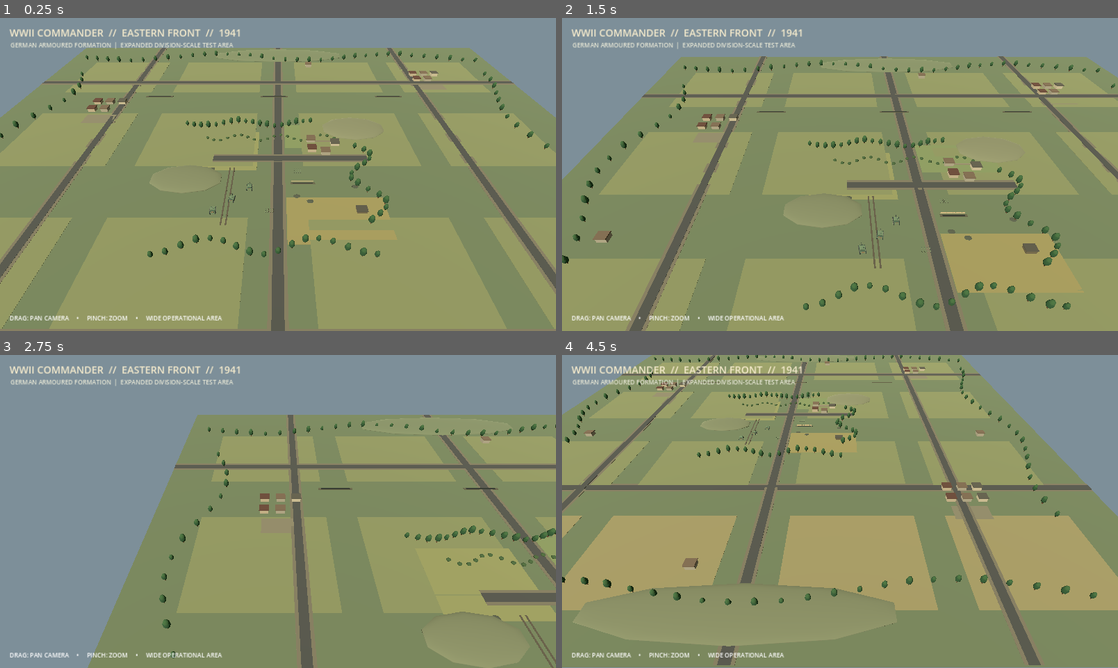
Above: before the commit, frames 1-4 (two rows, left to right).
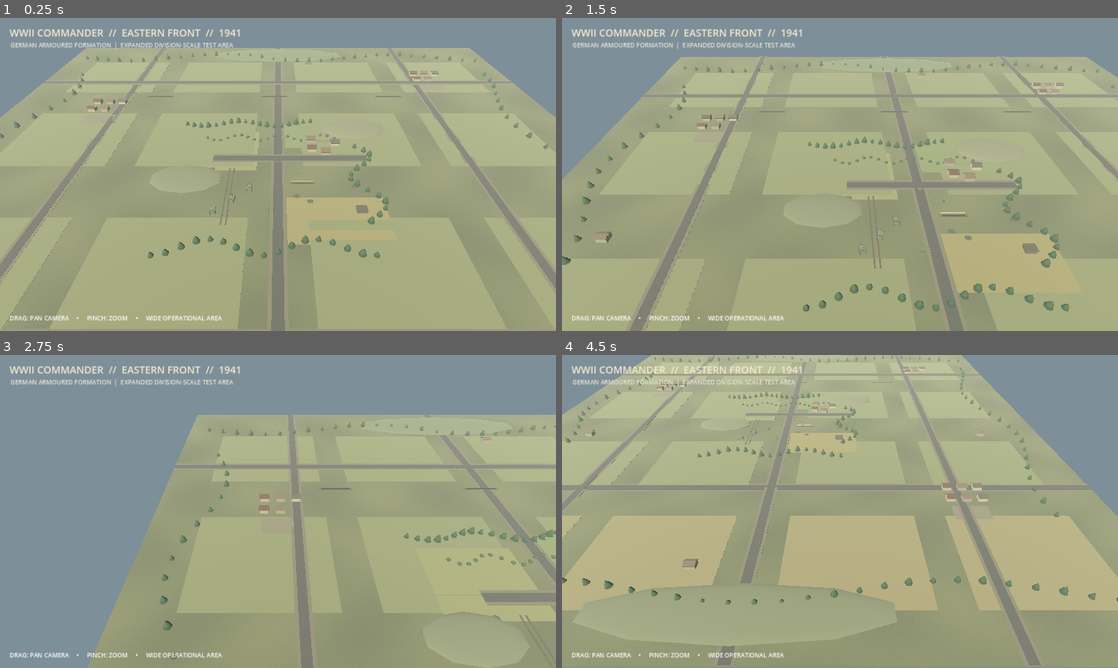
Above: after the commit, the same moments.

Repository: davidwillih0-byte/WWII-Commander
Game: Godot game, scene res://scenes/main.tscn
Two runs of this game, one before a commit and one after it. Both use one fixed random seed, a clock stepped at 60 frames per second and the inputs below.
Inputs (mouse positions are in pixels of both pictures, inside the frame that each line leads up to):
- Up to frame 1 (0.25 s): no input
- Up to frame 2 (1.5 s): tap Enter at 0.5 s; move the mouse to (962, 158) at 0.52 s; click (962, 158) at 0.67 s; tap Space at 1.25 s; drag from (728, 190) to (812, 237) at 1.27 s
- Up to frame 3 (2.75 s): tap Enter at 2 s; move the mouse to (333, 442) at 2.02 s; click (333, 442) at 2.17 s
- Up to frame 4 (4.5 s): tap Space at 2.75, 4.25 s; drag from (812, 574) to (673, 464) at 2.77 s; tap Enter at 3.5 s; move the mouse to (1006, 558) at 3.52 s; click (1006, 558) at 3.67 s; drag from (673, 464) to (756, 433) at 4.27 s

The runs differ from the first frame. In frame 1, 82% of the frame differs, in the area x 0-100%, y 9-100%; in frame 2, 77%; in frame 3, 51%; in frame 4, 82%.

Commit message:
Improve battlefield terrain, tree silhouettes and village roofs

Diff:
--- a/scripts/battlefield.gd
+++ b/scripts/battlefield.gd
@@ -85,6 +85,9 @@
 	environment.ambient_light_source = Environment.AMBIENT_SOURCE_COLOR
 	environment.ambient_light_color = Color(0.78, 0.79, 0.72)
 	environment.ambient_light_energy = 0.8
+	environment.fog_enabled = true
+	environment.fog_light_color = Color(0.62, 0.64, 0.58)
+	environment.fog_density = 0.0007
 	environment_node.environment = environment
 	add_child(environment_node)
 
@@ -94,7 +97,12 @@
 	sun.shadow_enabled = true
 	add_child(sun)
 
-	_box("Base terrain", Vector3(0, -1.2, 0), Vector3(WORLD_SIZE, 2.0, WORLD_SIZE), Color(0.28, 0.31, 0.22))
+	var ground := _box("Base terrain", Vector3(0, -1.2, 0), Vector3(WORLD_SIZE, 2.0, WORLD_SIZE), Color(0.28, 0.31, 0.22))
+	var ground_shader := Shader.new()
+	ground_shader.code = "shader_type spatial;\nrender_mode diffuse_burley;\nvarying vec3 world_position;\nvoid vertex() { world_position = (MODEL_MATRIX * vec4(VERTEX, 1.0)).xyz; }\nfloat hash(vec2 p) { return fract(sin(dot(p, vec2(127.1, 311.7))) * 43758.5453); }\nvoid fragment() { vec2 p = world_position.xz * 0.075; float broad = sin(p.x * 0.7 + sin(p.y * 0.45)) * cos(p.y * 0.6); float grain = hash(floor(world_position.xz * 1.8)) * 0.12; float variation = clamp(0.48 + broad * 0.18 + grain, 0.0, 1.0); vec3 earth = vec3(0.20, 0.22, 0.15); vec3 grass = vec3(0.34, 0.34, 0.22); ALBEDO = mix(earth, grass, variation); ROUGHNESS = 0.98; }"
+	var ground_material := ShaderMaterial.new()
+	ground_material.shader = ground_shader
+	ground.material_override = ground_material
 	# Broad, irregular field plots.
 	_box("West field", Vector3(-58, -0.02, -38), Vector3(76, 0.16, 64), Color(0.37, 0.37, 0.23))
 	_box("South field", Vector3(48, -0.01, 54), Vector3(82, 0.18, 48), Color(0.39, 0.36, 0.22))
@@ -212,8 +220,21 @@
 func _tree(pos: Vector3, size_factor: float) -> void:
 	var trunk_height := 4.2 * size_factor
 	_cylinder("Tree trunk", pos + Vector3(0, trunk_height * 0.5, 0), 0.38 * size_factor, trunk_height, Color(0.25, 0.17, 0.11))
-	_sphere("Lower foliage", pos + Vector3(0, 4.0 * size_factor, 0), Vector3(2.1, 2.8, 2.0) * size_factor, Color(0.12, 0.21, 0.12))
-	_sphere("Upper foliage", pos + Vector3(0.2, 5.5 * size_factor, 0.1), Vector3(1.7, 2.3, 1.6) * size_factor, Color(0.16, 0.25, 0.14))
+	_tree_crown(pos + Vector3(0, 3.6 * size_factor, 0), 2.5 * size_factor, 3.7 * size_factor, Color(0.10, 0.18, 0.10))
+	_tree_crown(pos + Vector3(0, 5.5 * size_factor, 0), 1.9 * size_factor, 3.3 * size_factor, Color(0.14, 0.23, 0.12))
+
+func _tree_crown(pos: Vector3, radius: float, height: float, tint: Color) -> void:
+	var crown := MeshInstance3D.new()
+	crown.name = "Layered conifer crown"
+	var mesh := CylinderMesh.new()
+	mesh.top_radius = 0.12 * (radius / 2.5)
+	mesh.bottom_radius = radius
+	mesh.height = height
+	mesh.radial_segments = 9
+	crown.mesh = mesh
+	crown.position = pos
+	crown.material_override = _material(tint)
+	add_child(crown)
 
 func _house(pos: Vector3, variant: int) -> void:
 	var wall_colors := [Color(0.48, 0.43, 0.34), Color(0.43, 0.40, 0.33), Color(0.50, 0.46, 0.37)]
@@ -221,7 +242,10 @@
 	var wall_color: Color = wall_colors[variant]
 	var roof_color: Color = roof_colors[variant]
 	_box("Village house walls", pos + Vector3(0, 2.0, 0), Vector3(8, 4, 7), wall_color)
-	_box("Village roof", pos + Vector3(0, 4.35, 0), Vector3(9.2, 0.8, 8.2), roof_color)
+	var roof_left := _box("Pitched roof left", pos + Vector3(0, 5.0, -1.85), Vector3(9.6, 0.38, 4.7), roof_color)
+	roof_left.rotation_degrees.x = -31.0
+	var roof_right := _box("Pitched roof right", pos + Vector3(0, 5.0, 1.85), Vector3(9.6, 0.38, 4.7), roof_color)
+	roof_right.rotation_degrees.x = 31.0
 	_box("Front door", pos + Vector3(0, 1.0, -3.56), Vector3(1.2, 2.0, 0.12), Color(0.19, 0.14, 0.10))
 	_box("Window", pos + Vector3(-2.3, 2.3, -3.58), Vector3(1.25, 1.0, 0.12), Color(0.12, 0.17, 0.18))
 
